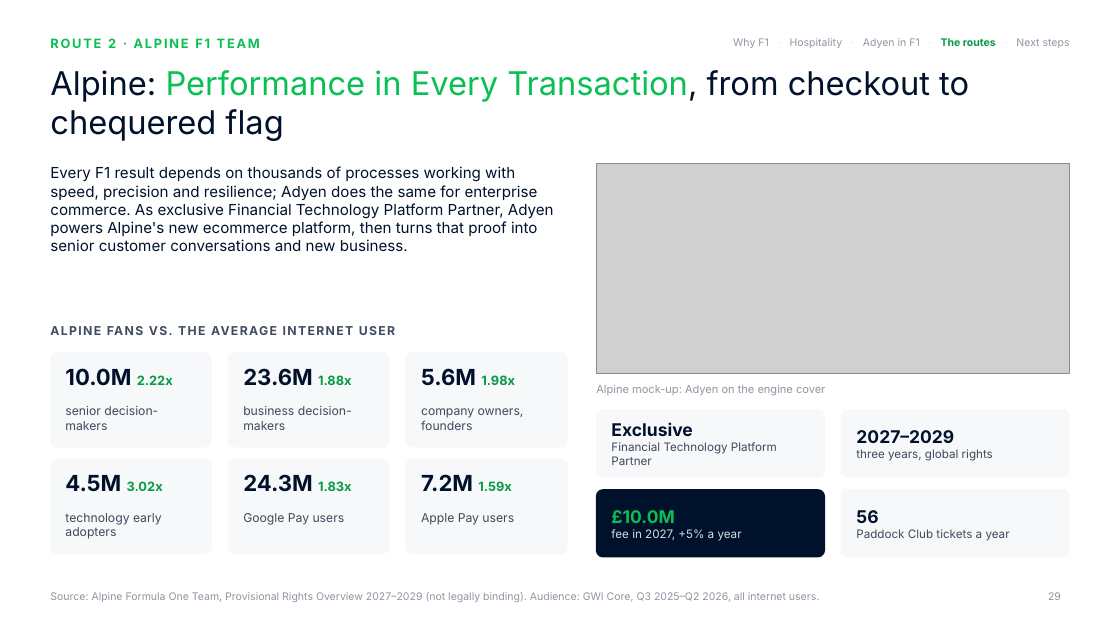
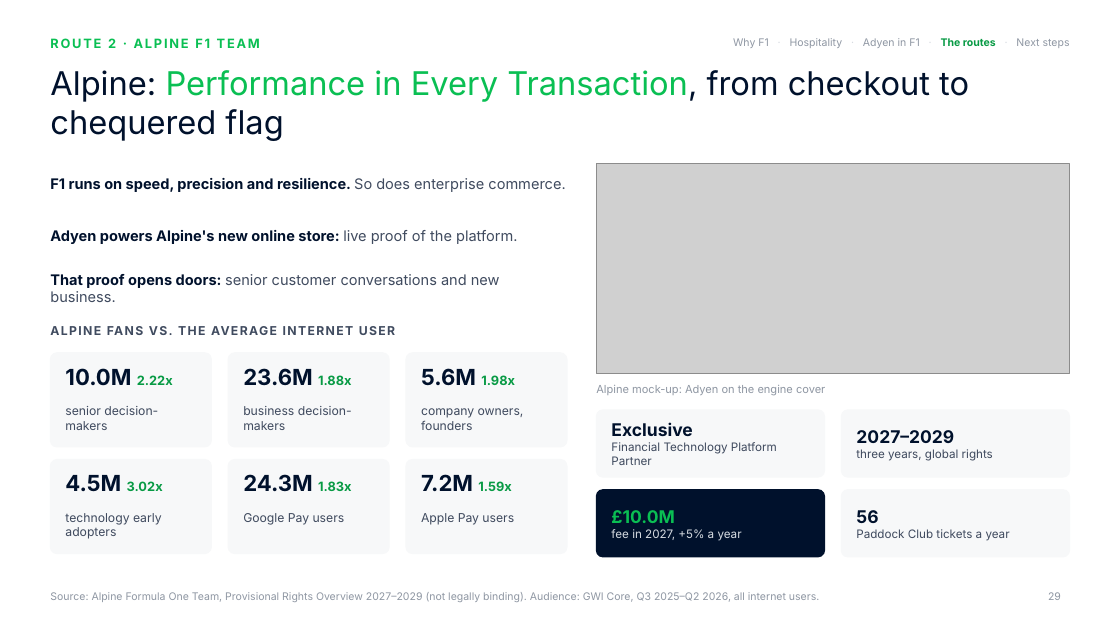
Before and after one commit to rahulgopalan42/rg42, a slide deck: slide 29 of adyen-f1-deck/Adyen x F1 - Chairman deck 8.pptx. Drawn at 1120x630 pixels with LibreOffice and Linux fonts; fonts in the diff are those of the drawing; grey boxes stand for pictures; background and template pictures are left out. Boxes give left, top, right and bottom in pixels: in the first picture for what was removed or moved away, otherwise in the second. Text is boxed around its words. In the diff, an @@ line names an element or a change of style, - is before the commit and + after.

```diff
--- a/adyen-f1-deck/Adyen x F1 - Chairman deck 8.pptx
+++ b/adyen-f1-deck/Adyen x F1 - Chairman deck 8.pptx
@@ text removed at (x1=50, y1=166, x2=554, y2=251) @@
-Every F1 result depends on thousands of processes working with speed, precision and resilience; Adyen does the same for enterprise commerce. As exclusive Financial Technology Platform Partner, Adyen powers Alpine's new ecommerce platform, then turns that proof into senior customer conversations and new business.
@@ text added at (x1=50, y1=178, x2=565, y2=192), 12.5 pt, text #00112C, bold @@
+F1 runs on speed, precision and resilience. So does enterprise commerce.
@@ text added at (x1=50, y1=230, x2=517, y2=244), 12.5 pt, text #00112C, bold @@
+Adyen powers Alpine's new online store: live proof of the platform.
@@ text added at (x1=50, y1=274, x2=500, y2=302), 12.5 pt, text #404B5F @@
+That proof opens doors: senior customer conversations and new business.
```
Also in this commit, not shown: 15 other slides changed, 4 slides added, 1 slide removed, 7 other files.
